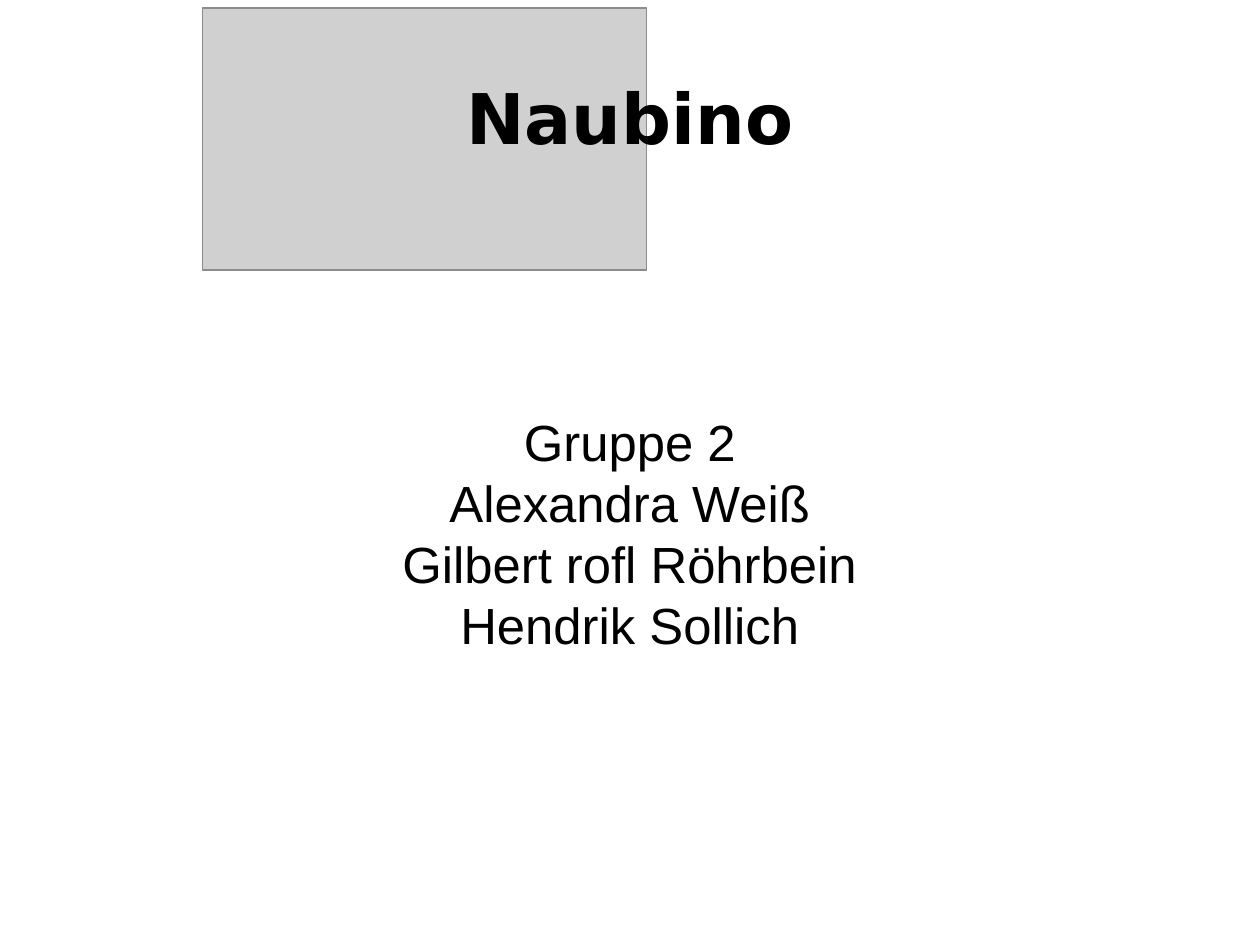
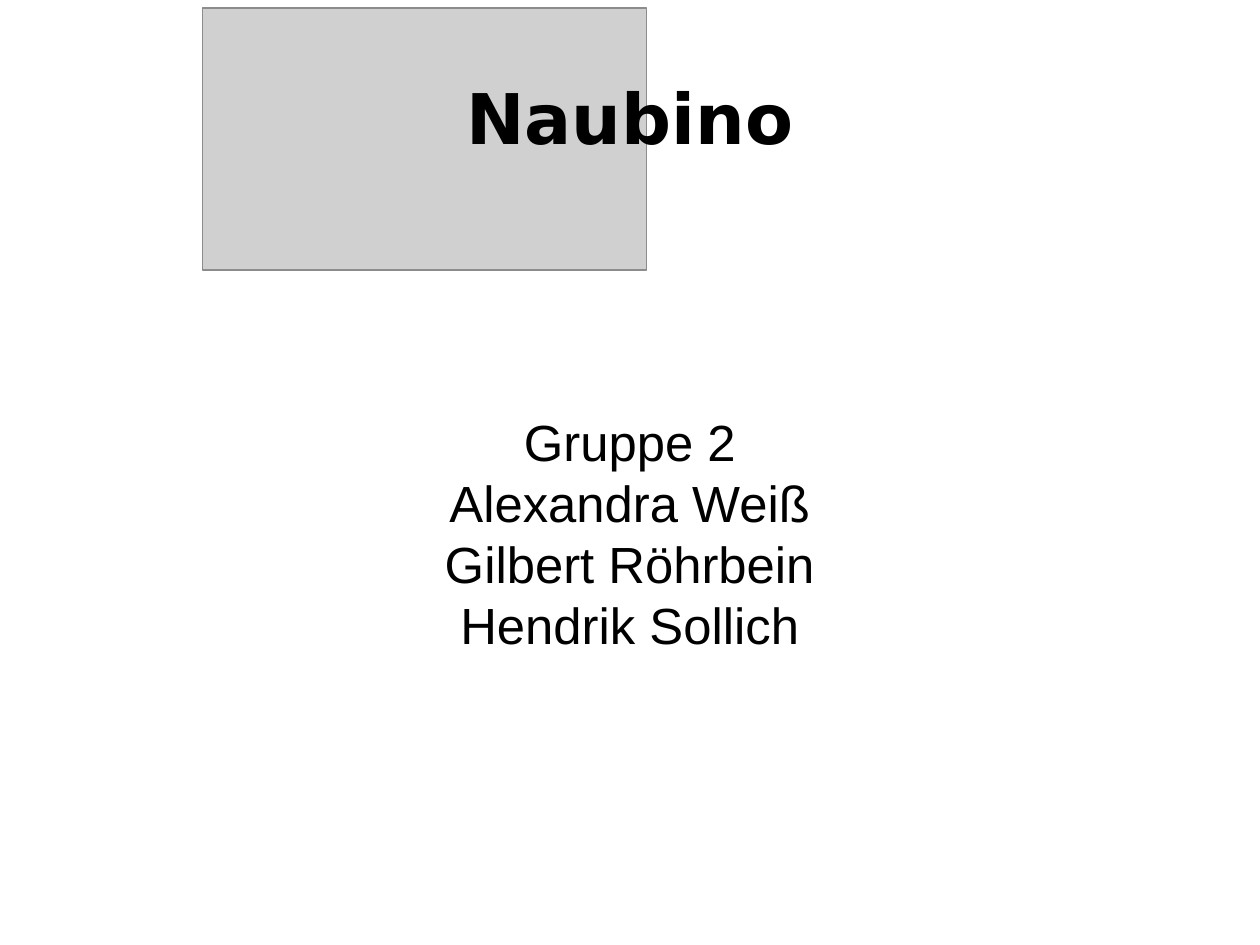
Before and after one commit to payload/old-naubino, a slide deck: slide 1 of freitag.odp. Drawn at 1260x945 pixels with LibreOffice and Linux fonts; fonts in the diff are those of the drawing; grey boxes stand for pictures. Boxes give left, top, right and bottom in pixels: in the first picture for what was removed or moved away, otherwise in the second. Text is boxed around its words. In the diff, an @@ line names an element or a change of style, - is before the commit and + after.

```diff
--- a/freitag.odp
+++ b/freitag.odp
@@ subtitle at box(445, 546, 814, 584): text changed @@
-Gilbert rofl Röhrbein
+Gilbert Röhrbein
```
Also in this commit, not shown: 1 other slide changed, 1 other file.
